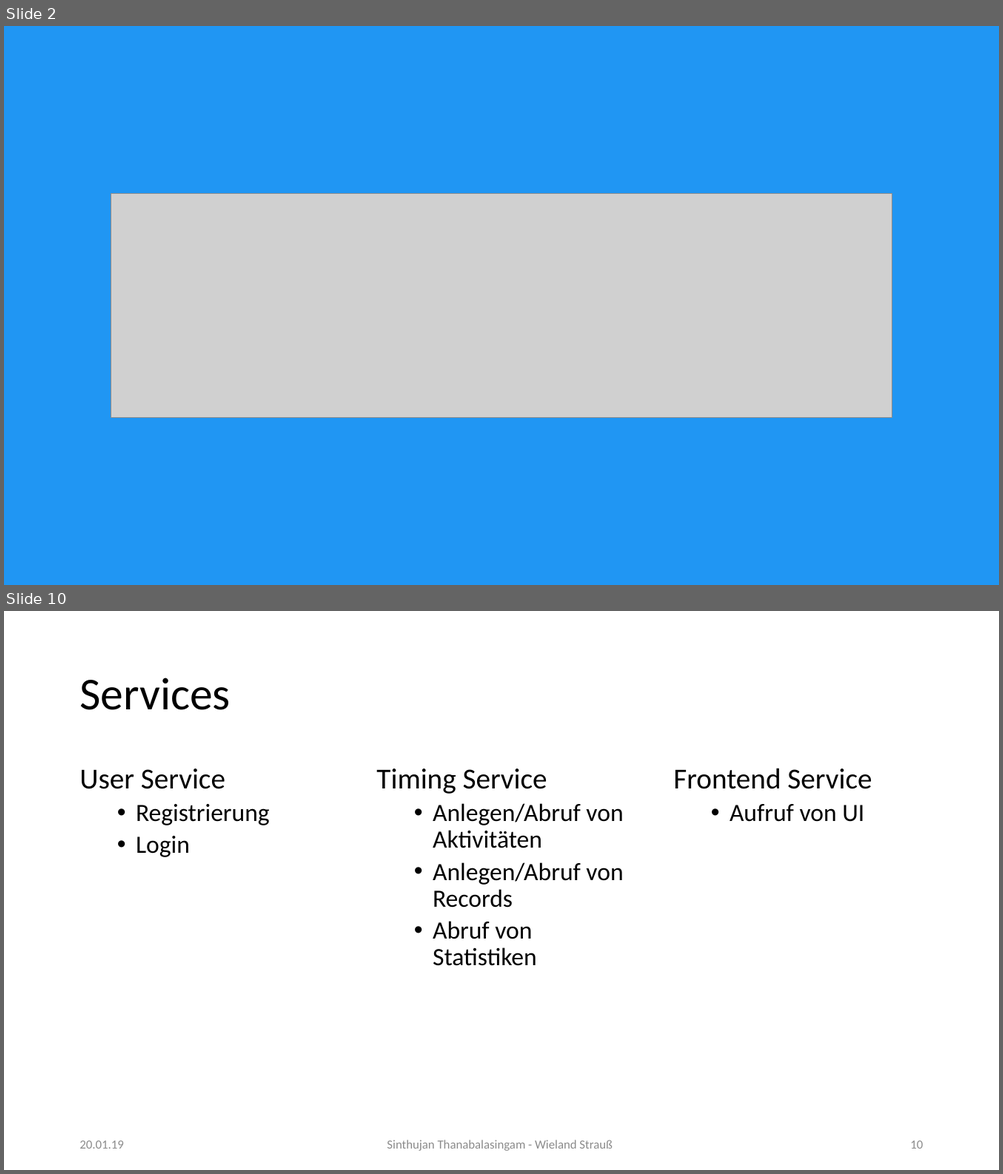
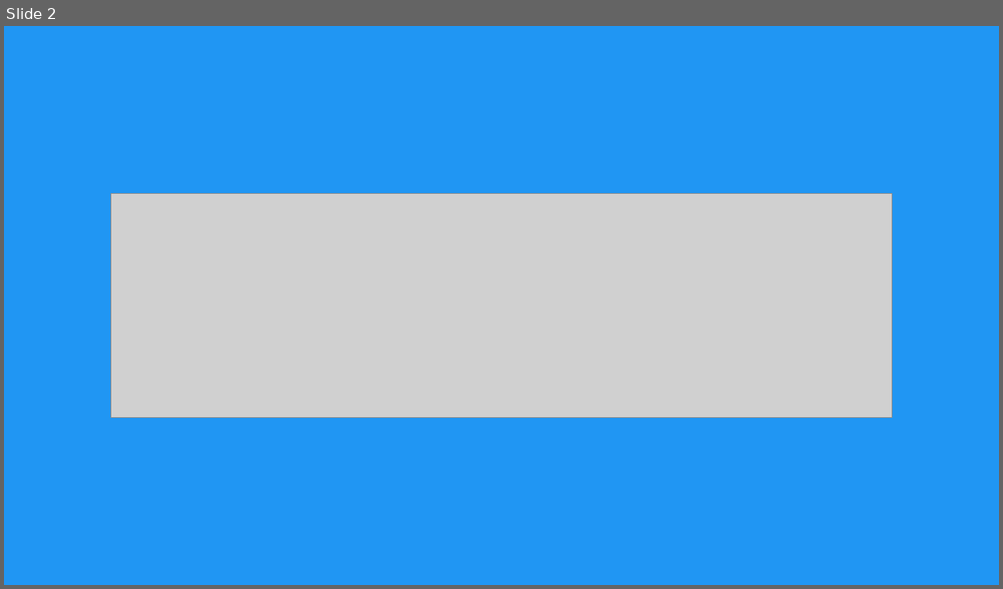
Before and after one commit to edisontrent1337/SCC_TimeTracker, a slide deck: orga/SCC_TimeTracker_final_presentation.pptx. Shown one above the other, each under a label of ours: slides 2 and 10 before the commit, slide 2 after it; the slides between them are not shown. The pictures are 1003x1174 and 1003x589 pixels, drawn with LibreOffice and Linux fonts; fonts in the diff are those of the drawing; grey boxes stand for pictures. Boxes give left, top, right and bottom in pixels: in the first picture for what was removed or moved away, otherwise in the second. Text is boxed around its words. In the diff, an @@ line names an element or a change of style, - is before the commit and + after.

```diff
--- a/orga/SCC_TimeTracker_final_presentation.pptx
+++ b/orga/SCC_TimeTracker_final_presentation.pptx
@@ slide 10 removed at [4,611,999,1170], background #FFFFFF @@
@@ title removed at [79,678,230,710] @@
-Services
@@ text removed at [79,769,270,857] @@
-User Service
-  • Registrierung
-  • Login
@@ text removed at [376,769,623,966] @@
-Timing Service
-  • Anlegen/Abruf von Aktivitäten
-  • Anlegen/Abruf von Records
-  • Abruf von Statistiken
@@ text removed at [673,768,871,822] @@
-Frontend Service
-  • Aufruf von UI
@@ text removed at [79,1141,123,1149] @@
-20.01.19
@@ text removed at [387,1140,612,1151] @@
-Sinthujan Thanabalasingam - Wieland Strauß
@@ page number removed at [910,1141,922,1149] @@
-10
```
Also in this commit, not shown: 8 slides changed, 1 slide added, 4 other slides removed, 19 other files.
